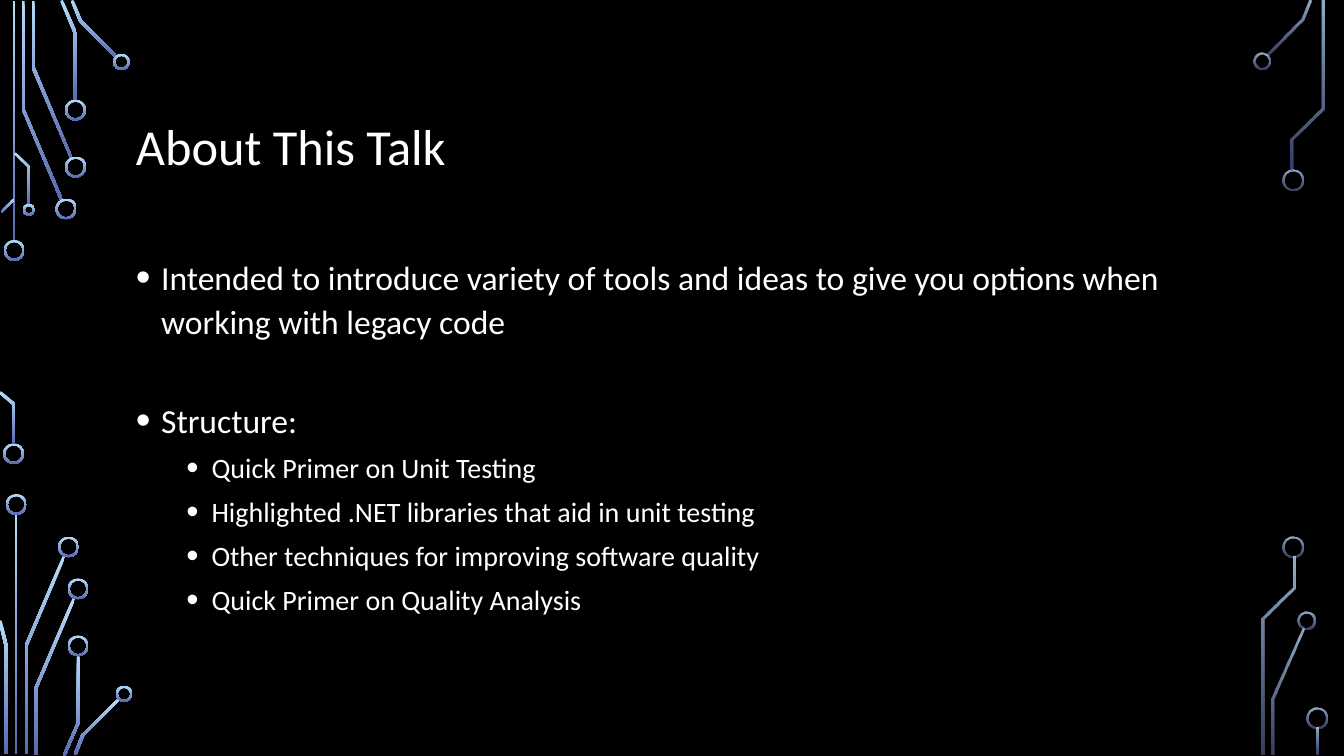
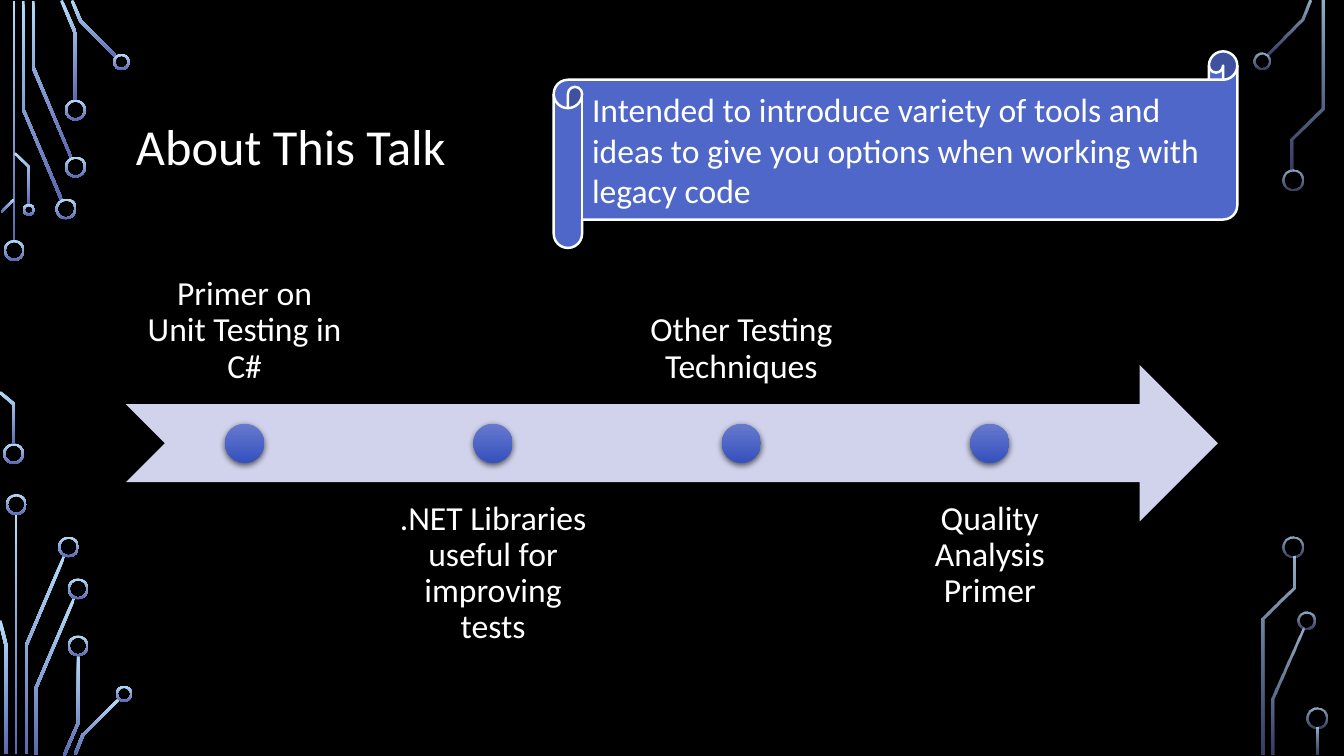
Before and after one commit to IntegerMan/SoftwareQualityTalk, a slide deck: slide 4 of Software Quality Recipes for Legacy.pptx. Drawn at 1344x756 pixels with LibreOffice and Linux fonts; fonts in the diff are those of the drawing; background and template pictures are left out. Boxes give left, top, right and bottom in pixels: in the first picture for what was removed or moved away, otherwise in the second. Text is boxed around its words. In the diff, an @@ line names an element or a change of style, - is before the commit and + after.

```diff
--- a/Software Quality Recipes for Legacy.pptx
+++ b/Software Quality Recipes for Legacy.pptx
@@ horizontal scroll added at box(554, 51, 1237, 248), fill #4E67C8, outline #FFFFFF 1.75 pt, 24 pt, text #FFFFFF @@
+Intended to introduce variety of tools and ideas to give you options when working with legacy code
@@ text removed at box(161, 266, 1158, 615) @@
-• Intended to introduce variety of tools and ideas to give you options when working with legacy code
-• Structure:
-  • Quick Primer on Unit Testing
-  • Highlighted .NET libraries that aid in unit testing
-  • Other techniques for improving software quality
-  • Quick Primer on Quality Analysis
@@ group added at box(126, 282, 1218, 639): 4 texts, 4 ellipses, 1 notched right arrow @@
+Primer on Unit Testing in C#
+.NET Libraries useful for improving tests
+Other Testing Techniques
+Quality Analysis Primer
```
Also in this commit, not shown: 10 other slides changed, 4 slides added, 3 slides removed, 9 other files.
